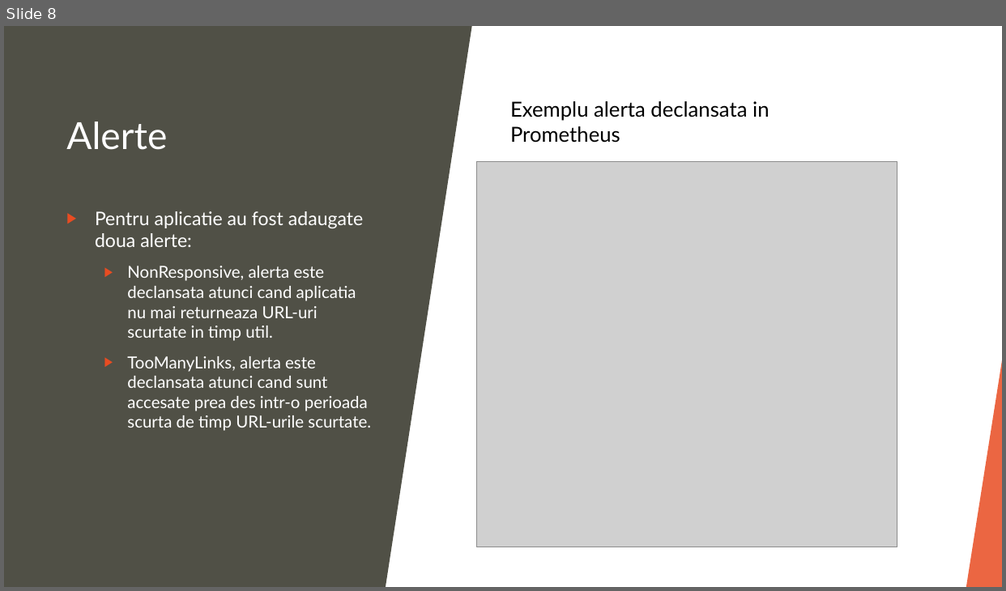
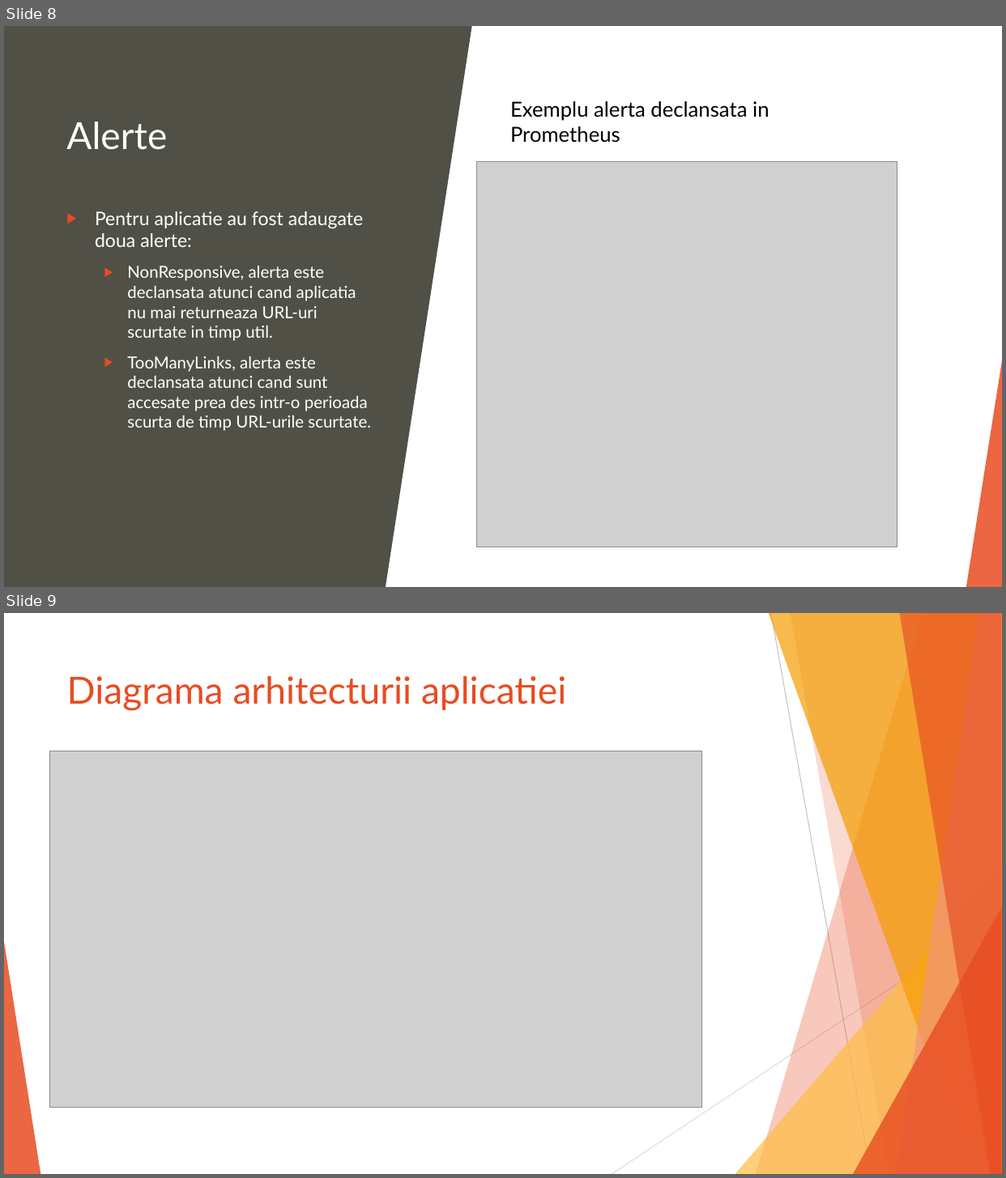
Before and after one commit to SlashPol/service, a slide deck: documentation/ProiectProductionEngineering.pptx. Shown one above the other, each under a label of ours: slide 8 before the commit, slides 8 and 9 after it. The pictures are 1006x591 and 1006x1178 pixels, drawn with LibreOffice and Linux fonts; fonts in the diff are those of the drawing; grey boxes stand for pictures. Boxes give left, top, right and bottom in pixels: in the first picture for what was removed or moved away, otherwise in the second. Text is boxed around its words. In the diff, an @@ line names an element or a change of style, - is before the commit and + after.

```diff
--- a/documentation/ProiectProductionEngineering.pptx
+++ b/documentation/ProiectProductionEngineering.pptx
@@ slide 9 added at <box>4,613,1002,1174</box>, background #FFFFFF; not listed: 10 template elements that a slide beside it also shows @@
@@ title added at <box>67,676,566,711</box>, 36 pt, text #E84C22 @@
+Diagrama arhitecturii aplicatiei
@@ picture added at <box>49,751,702,1107</box> @@
```
Also in this commit, not shown: 1 slide changed, 1 other file.
